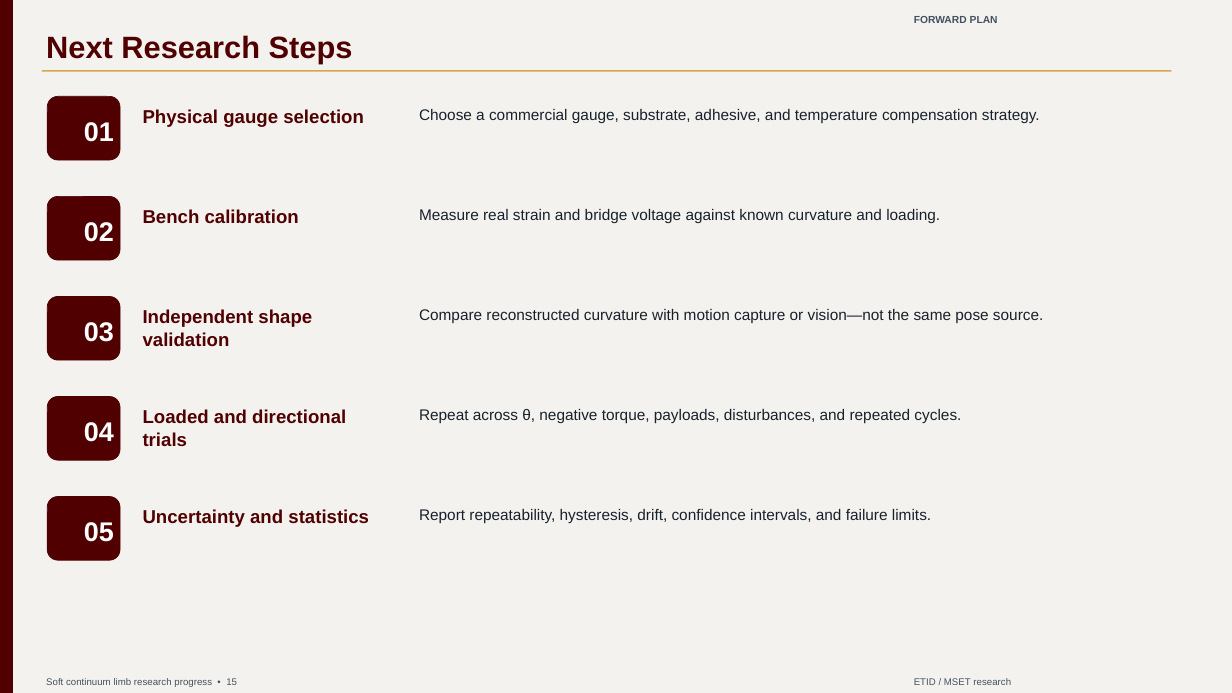
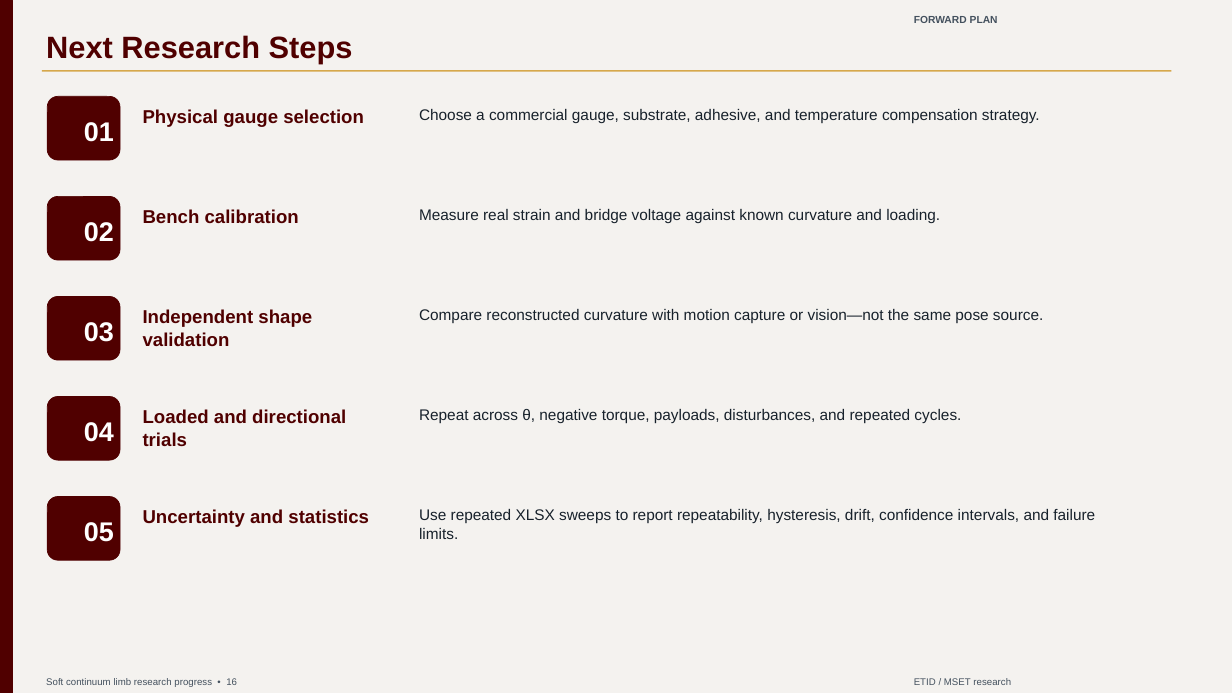
Before and after one commit to svn1011/soft_world, a slide deck: slide 16 of research_documentation/soft_limb_progress_update_working.pptx (slide 15 before the commit). Drawn at 1232x693 pixels with LibreOffice and Linux fonts; fonts in the diff are those of the drawing. Boxes give left, top, right and bottom in pixels: in the first picture for what was removed or moved away, otherwise in the second. Text is boxed around its words. In the diff, an @@ line names an element or a change of style, - is before the commit and + after.

```diff
--- a/research_documentation/soft_limb_progress_update_working.pptx
+++ b/research_documentation/soft_limb_progress_update_working.pptx
@@ text at (419,509,1095,539): text changed @@
-Report repeatability, hysteresis, drift, confidence intervals, and failure limits.
+Use repeated XLSX sweeps to report repeatability, hysteresis, drift, confidence intervals, and failure limits.
```
Also in this commit, not shown: 1 other slide changed, 1 slide added, 18 other files.
